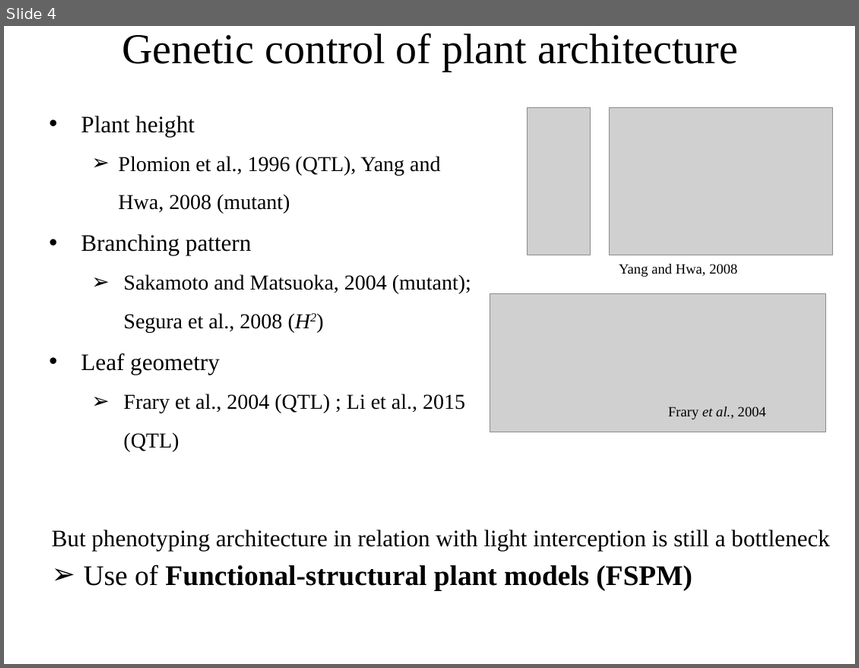
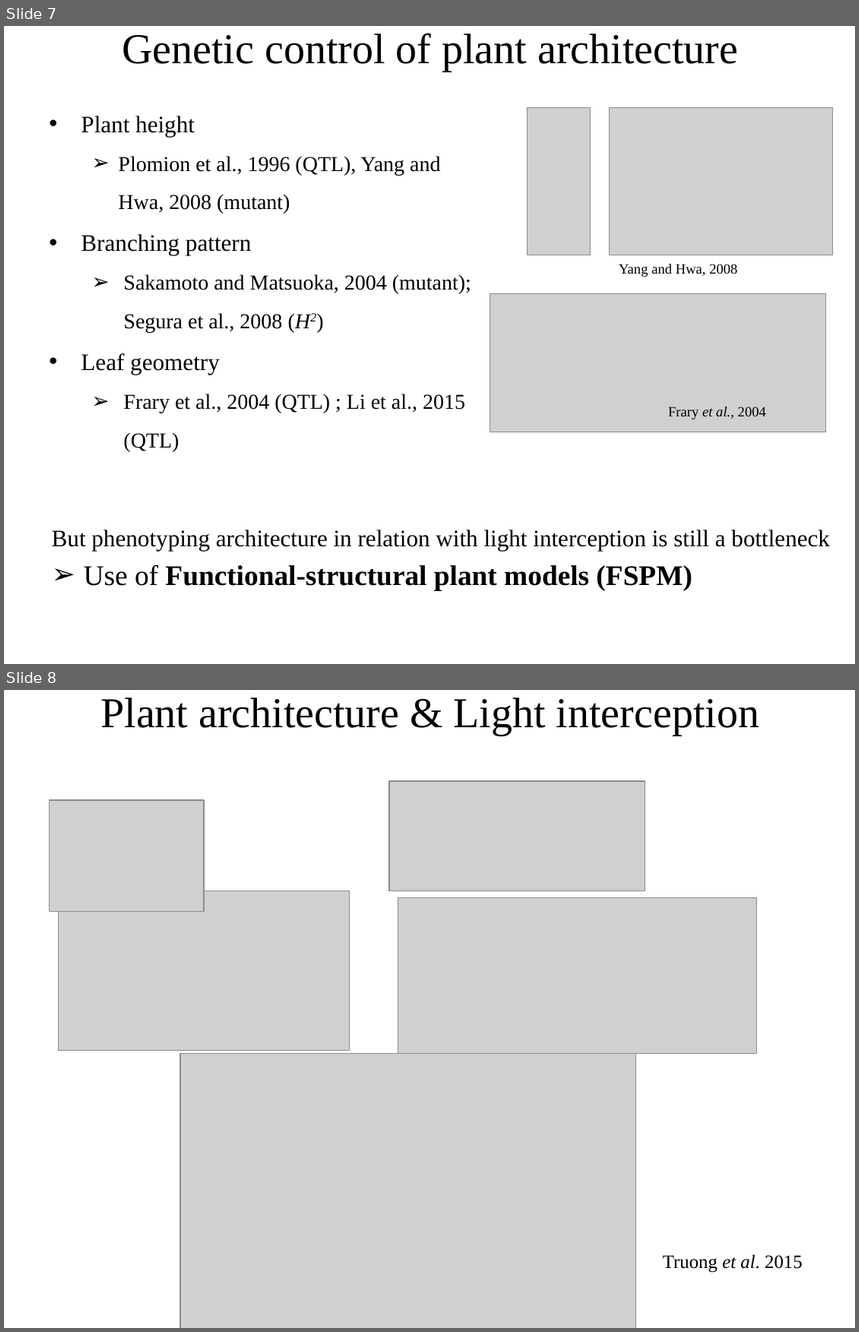
Before and after one commit to openalea-training/supagro_training_2018, a slide deck: TD_1/Intro.pptx. Shown one above the other, each under a label of ours: slide 4 before the commit, slides 7 and 8 after it. The pictures are 859x668 and 859x1332 pixels, drawn with LibreOffice and Linux fonts; fonts in the diff are those of the drawing; grey boxes stand for pictures. Boxes give left, top, right and bottom in pixels: in the first picture for what was removed or moved away, otherwise in the second. Text is boxed around its words. In the diff, an @@ line names an element or a change of style, - is before the commit and + after.

```diff
--- a/TD_1/Intro.pptx
+++ b/TD_1/Intro.pptx
@@ slide 8 added at (x1=4, y1=690, x2=855, y2=1328), background #FFFFFF @@
@@ text added at (x1=101, y1=698, x2=759, y2=735), 36 pt, text #000000 @@
+Plant architecture & Light interception
@@ picture added at (x1=49, y1=799, x2=204, y2=911) @@
@@ picture added at (x1=389, y1=781, x2=645, y2=891) @@
@@ picture added at (x1=59, y1=891, x2=350, y2=1051) @@
@@ picture added at (x1=398, y1=897, x2=757, y2=1053) @@
@@ picture added at (x1=180, y1=1053, x2=636, y2=1328) @@
@@ text added at (x1=663, y1=1255, x2=803, y2=1273), 16 pt, text #000000 @@
+Truong et al. 2015
@@ what was slide 4 is now slide 7 @@
```
Also in this commit, not shown: 3 slides changed, 3 other slides added, 1 slide removed.
